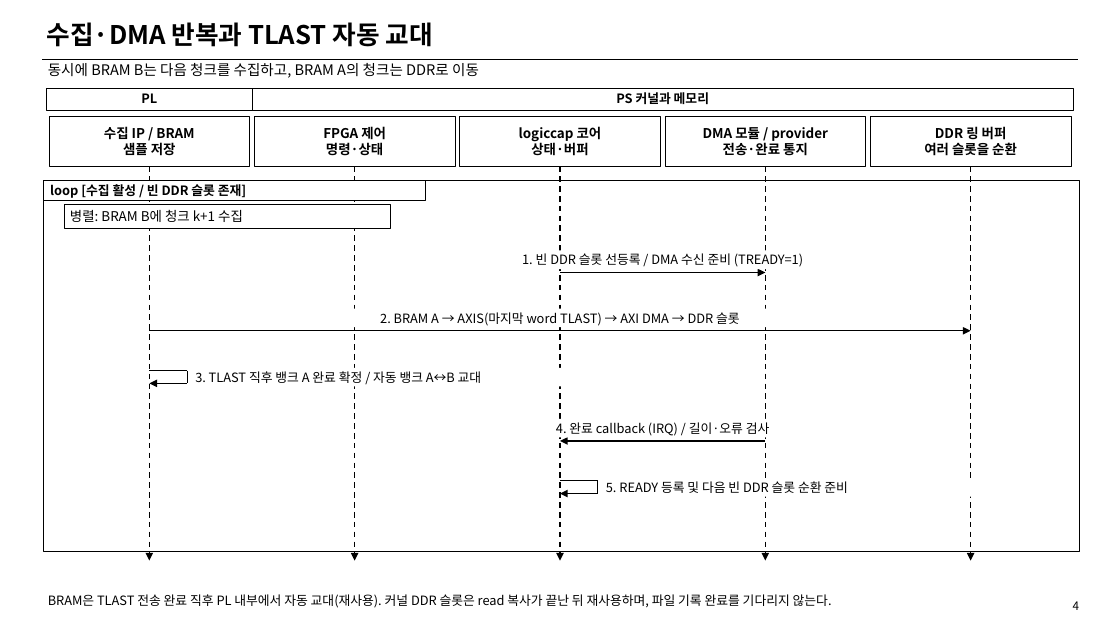
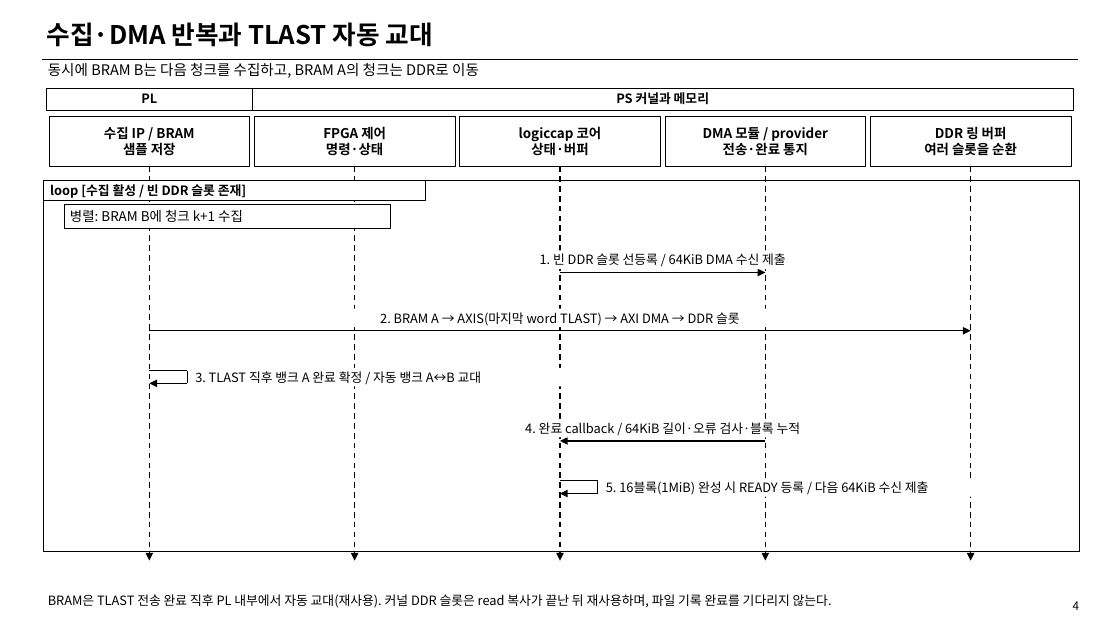
Before and after one commit to shinyuji/lucky_kernel, a slide deck: slide 6 of docs/FPGA_Linux_Qt_Sequence_Diagram.pptx. Drawn at 1120x630 pixels with LibreOffice and Linux fonts; fonts in the diff are those of the drawing. Boxes give left, top, right and bottom in pixels: in the first picture for what was removed or moved away, otherwise in the second. Text is boxed around its words. In the diff, an @@ line names an element or a change of style, - is before the commit and + after.

```diff
--- a/docs/FPGA_Linux_Qt_Sequence_Diagram.pptx
+++ b/docs/FPGA_Linux_Qt_Sequence_Diagram.pptx
@@ text at box(540, 253, 786, 265): text changed @@
-1. 빈 DDR 슬롯 선등록 / DMA 수신 준비 (TREADY=1)
+1. 빈 DDR 슬롯 선등록 / 64KiB DMA 수신 제출
@@ text in rectangle at box(525, 422, 801, 434): text changed @@
-4. 완료 callback (IRQ) / 길이·오류 검사
+4. 완료 callback / 64KiB 길이·오류 검사·블록 누적
@@ text at box(606, 481, 929, 497): text changed @@
-5. READY 등록 및 다음 빈 DDR 슬롯 순환 준비
+5. 16블록(1MiB) 완성 시 READY 등록 / 다음 64KiB 수신 제출
```
Also in this commit, not shown: 5 other slides changed.
